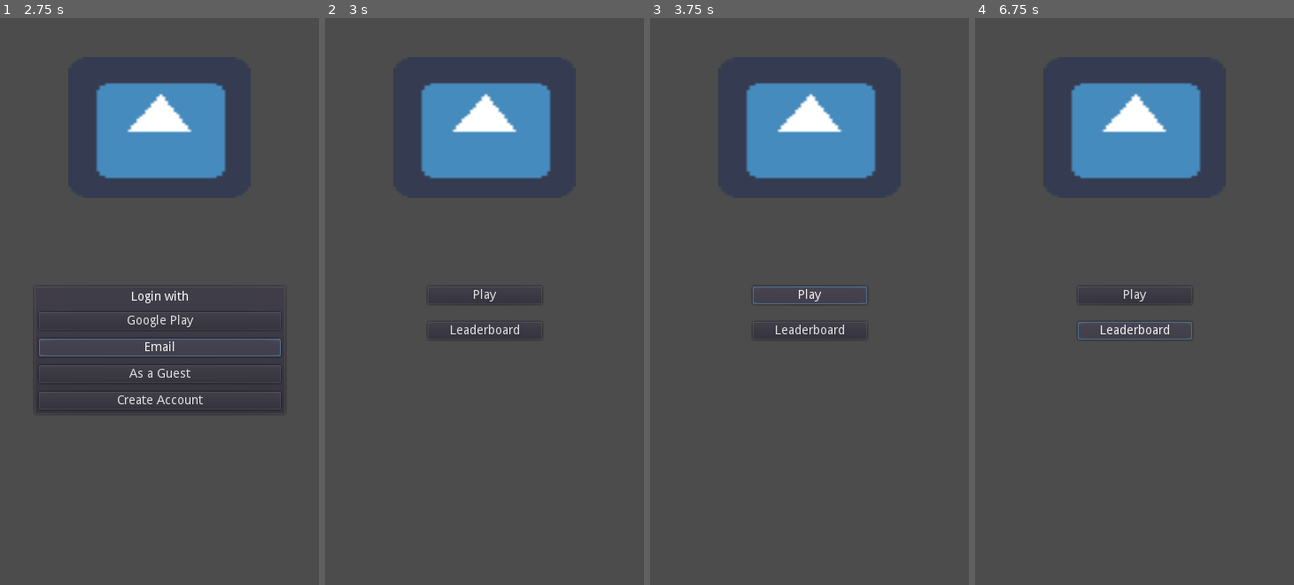
Above: before the commit, frames 1-4 (left to right).
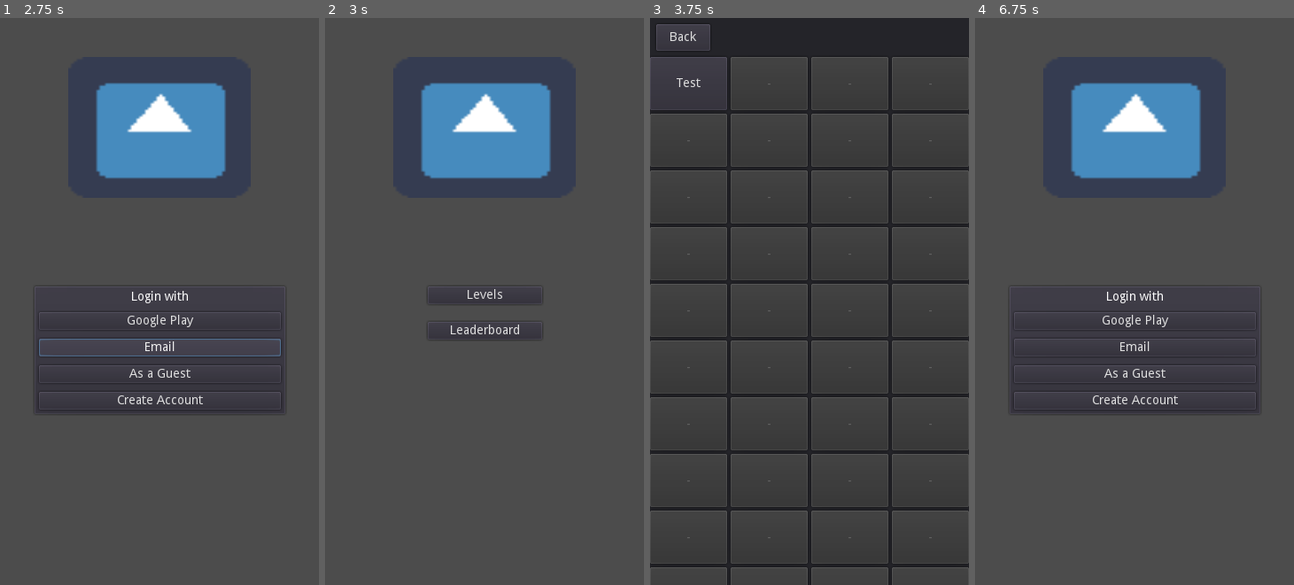
Above: after the commit, the same moments.

Repository: CTRLRLTY/Sorbet
Game: Godot game, scene res://Scenes/TitleScreen/TitleScreen.tscn
The game is run twice, just before and just after one commit, with the same random seed, the same clock (stepped at 60 frames per second) and the same inputs. Before the commit the project has no main scene; this scene is started directly in both runs. The engine's default icon, where the game draws it, is replaced by a stand-in: a white triangle on a blue panel in a dark square.
Inputs (mouse positions are in pixels of both pictures, inside the frame that each line leads up to):
- Up to frame 1 (2.75 s): click "Google Play" at 0.5 s; click "Google Play" at 1.25 s; click "Email" at 2 s
- Up to frame 2 (3 s): click "As a Guest" at 2.75 s
- Up to frame 3 (3.75 s): click (809, 295) at 3.5 s, where only the run after the commit has a clickable "Levels"
- Up to frame 4 (6.75 s): click (1006, 35) at 4.25 s, where only the run after the commit has a clickable "Back"; click (1134, 295) at 5 s, where only the run before the commit has a clickable "Play"; click (1134, 295) at 5.75 s, where only the run before the commit has a clickable "Play"; click (1134, 329) at 6.5 s, where only the run before the commit has a clickable "Leaderboard"

Frame 1 is identical in both runs. In frame 2, less than 0.1% of the frame differs, in the area x 44-56%, y 47-50%; in frame 3, 22%, in the area x 0-100%, y 0-100%; in frame 4, 3.2%.

Commit message:
Added SceneManager
Handle navigation between TitleScreen and LevelSelection on pressing
level and back

Diff:
--- /dev/null
+++ b/Autoloads/SceneManager.gd
@@ -0,0 +1,17 @@
+extends CanvasLayer
+
+
+func goto_level_selection() -> void:
+	var scene: PackedScene = load("res://Scenes/LevelSelection/LevelSelection.tscn")
+
+	change_scene_to(scene)
+
+
+func goto_title_screen() -> void:
+	var scene: PackedScene = load("res://Scenes/TitleScreen/TitleScreen.tscn")
+
+	change_scene_to(scene)
+
+
+func change_scene_to(packed: PackedScene) -> void:
+	get_tree().change_scene_to(packed)
--- /dev/null
+++ b/Autoloads/SceneManager.tscn
@@ -0,0 +1,6 @@
+[gd_scene load_steps=2 format=2]
+
+[ext_resource path="res://Autoloads/SceneManager.gd" type="Script" id=1]
+
+[node name="SceneManager" type="CanvasLayer"]
+script = ExtResource( 1 )
--- a/Scenes/LevelSelection/LevelSelection.gd
+++ b/Scenes/LevelSelection/LevelSelection.gd
@@ -2,4 +2,4 @@
 
 
 func _on_Back_pressed() -> void:
-	pass # Replace with function body.
+	SceneManager.goto_title_screen()
--- a/Scenes/TitleScreen/TitleScreen.tscn
+++ b/Scenes/TitleScreen/TitleScreen.tscn
@@ -1,8 +1,9 @@
-[gd_scene load_steps=4 format=2]
+[gd_scene load_steps=5 format=2]
 
 [ext_resource path="res://icon.png" type="Texture" id=1]
 [ext_resource path="res://Scenes/TitleScreen/LoginScreen.gd" type="Script" id=2]
 [ext_resource path="res://Scenes/TitleScreen/TitleScreen.gd" type="Script" id=3]
+[ext_resource path="res://Scenes/TitleScreen/UserScreen.gd" type="Script" id=4]
 
 [node name="TitleScreen" type="Control"]
 anchor_right = 1.0
@@ -237,6 +238,7 @@
 [node name="UserScreen" type="Control" parent="." groups=["auth_screen"]]
 anchor_right = 1.0
 anchor_bottom = 1.0
+script = ExtResource( 4 )
 __meta__ = {
 "_edit_lock_": true
 }
@@ -252,10 +254,10 @@
 margin_bottom = 43.0
 custom_constants/separation = 20
 
-[node name="Play" type="Button" parent="UserScreen/VBoxContainer"]
+[node name="Levels" type="Button" parent="UserScreen/VBoxContainer"]
 margin_right = 129.0
 margin_bottom = 20.0
-text = "Play"
+text = "Levels"
 __meta__ = {
 "_edit_lock_": true
 }
@@ -274,3 +276,4 @@
 [connection signal="pressed" from="LoginScreen/MainPanel/VBoxContainer/Email" to="LoginScreen" method="_on_Email_pressed"]
 [connection signal="pressed" from="LoginScreen/MainPanel/VBoxContainer/Guest" to="LoginScreen" method="_on_Guest_pressed"]
 [connection signal="pressed" from="LoginScreen/MainPanel/VBoxContainer/CreateAccount" to="LoginScreen" method="_on_CreateAccount_pressed"]
+[connection signal="pressed" from="UserScreen/VBoxContainer/Levels" to="UserScreen" method="_on_Levels_pressed"]
--- /dev/null
+++ b/Scenes/TitleScreen/UserScreen.gd
@@ -0,0 +1,5 @@
+extends Control
+
+
+func _on_Levels_pressed() -> void:
+	SceneManager.goto_level_selection()
--- a/project.godot
+++ b/project.godot
@@ -11,7 +11,12 @@
 [application]
 
 config/name="Sorbet"
+run/main_scene="res://Scenes/TitleScreen/TitleScreen.tscn"
 config/icon="res://icon.png"
+
+[autoload]
+
+SceneManager="*res://Autoloads/SceneManager.tscn"
 
 [display]
 
